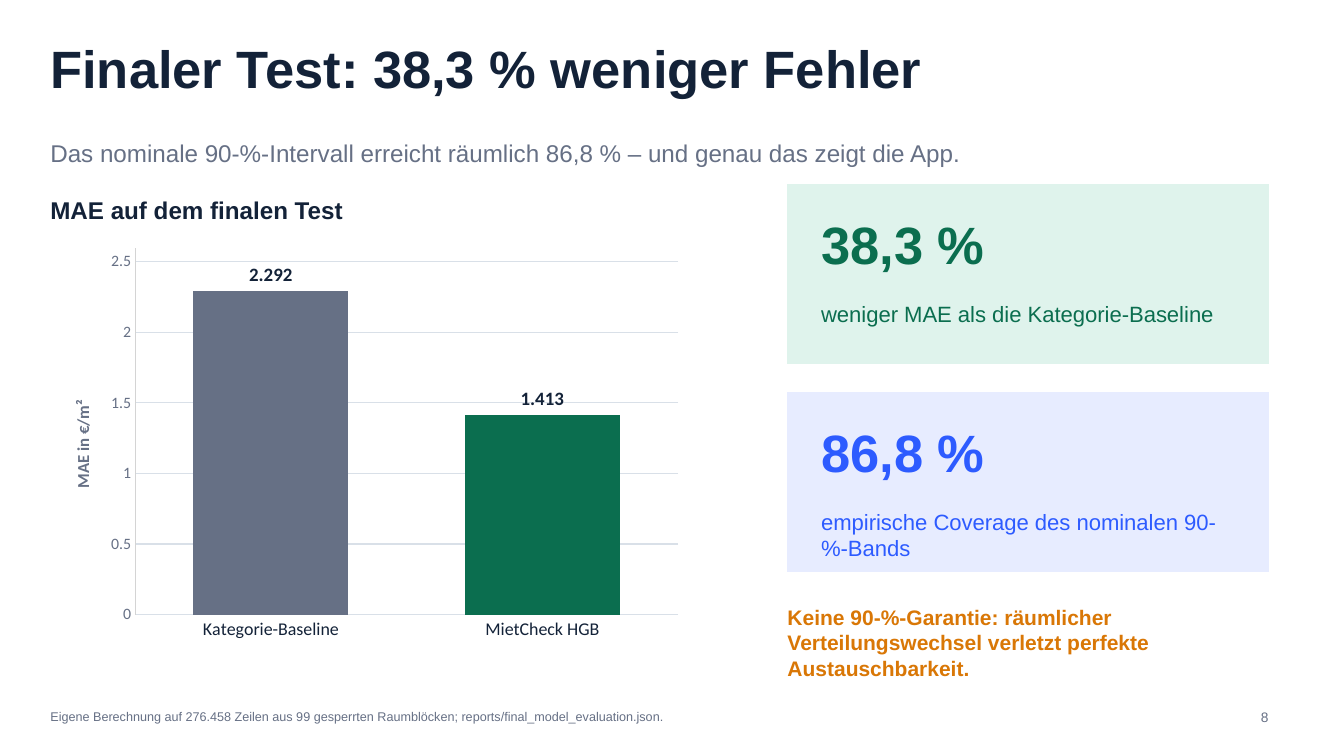
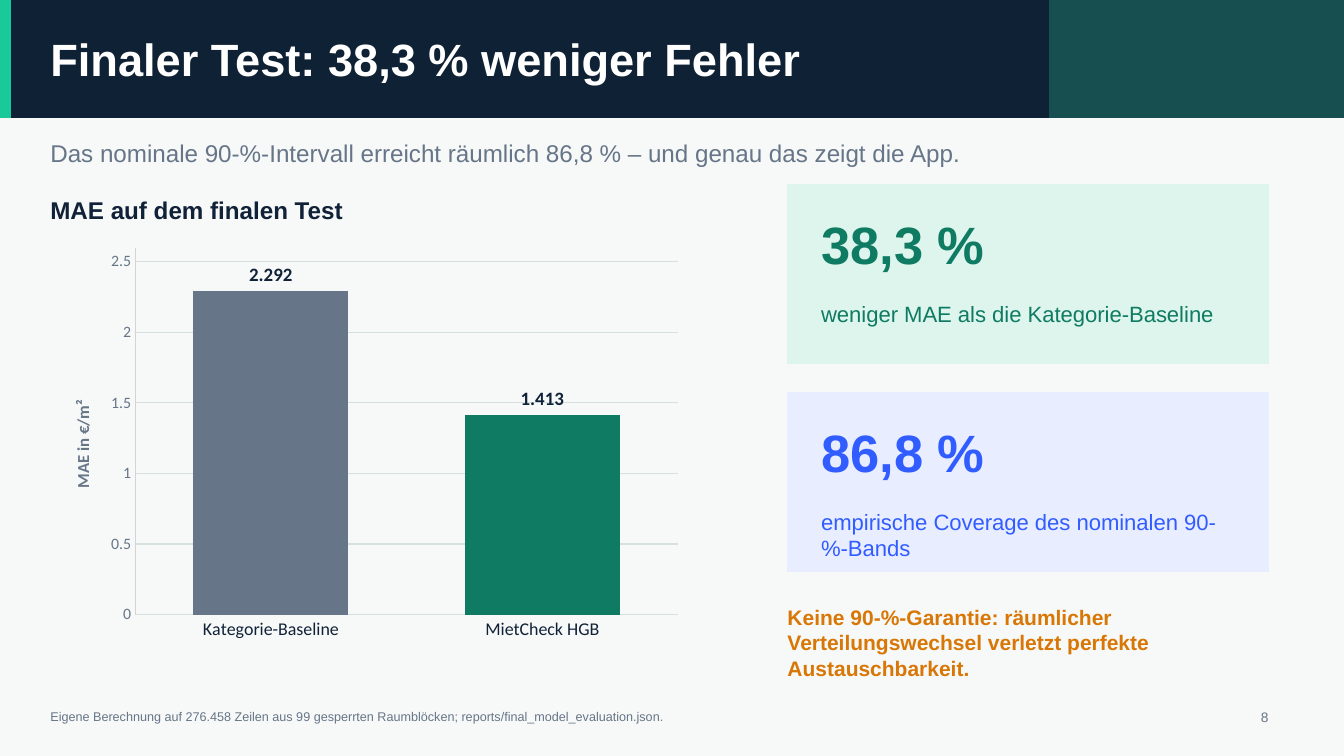
Before and after one commit to neleknaak-31/MietCheck, a slide deck: slide 8 of deliverables/MietCheck_Praesentation.pptx. Drawn at 1344x756 pixels with LibreOffice and Linux fonts; fonts in the diff are those of the drawing. Boxes give left, top, right and bottom in pixels: in the first picture for what was removed or moved away, otherwise in the second. Text is boxed around its words. In the diff, an @@ line names an element or a change of style, - is before the commit and + after.

```diff
--- a/deliverables/MietCheck_Praesentation.pptx
+++ b/deliverables/MietCheck_Praesentation.pptx
@@ background #FFFFFF to #F7F9F8 @@
@@ rectangle added at box(0, 0, 1344, 118), fill #0F2134, outline #0F2134 0 pt @@
@@ rectangle added at box(0, 0, 10, 118), fill #19C99A, outline #19C99A 0 pt @@
@@ rectangle added at box(1051, 0, 1344, 118), fill #174F50, outline #174F50 0 pt @@
@@ text "Finaler Test: 38,3 % weniger ..." at box(50, 43, 800, 85): size 37.5 to 32.2 pt, text colour #132238 to #FFFFFF @@
@@ rectangle at box(787, 185, 1268, 363): fill #DFF3EC to #DDF5ED; outline #DFF3EC 0 pt to #DDF5ED 0 pt @@
@@ text "38,3 %" at box(821, 227, 923, 272): text colour #0B6E4F to #0F7B62 @@
@@ column chart at box(50, 240, 691, 649) @@
@@ colour of Series 1 #667085 to #667587 @@
@@ data labels of Series 1 changed @@
@@ colours of single points changed @@
@@ category axis changed @@
@@ value axis changed @@
@@ background changed @@
@@ border changed @@
@@ text "weniger MAE als die Kategorie-Baseline" at box(821, 306, 1214, 327): text colour #0B6E4F to #0F7B62 @@
```
Also in this commit, not shown: 13 other slides changed, 16 other files.
